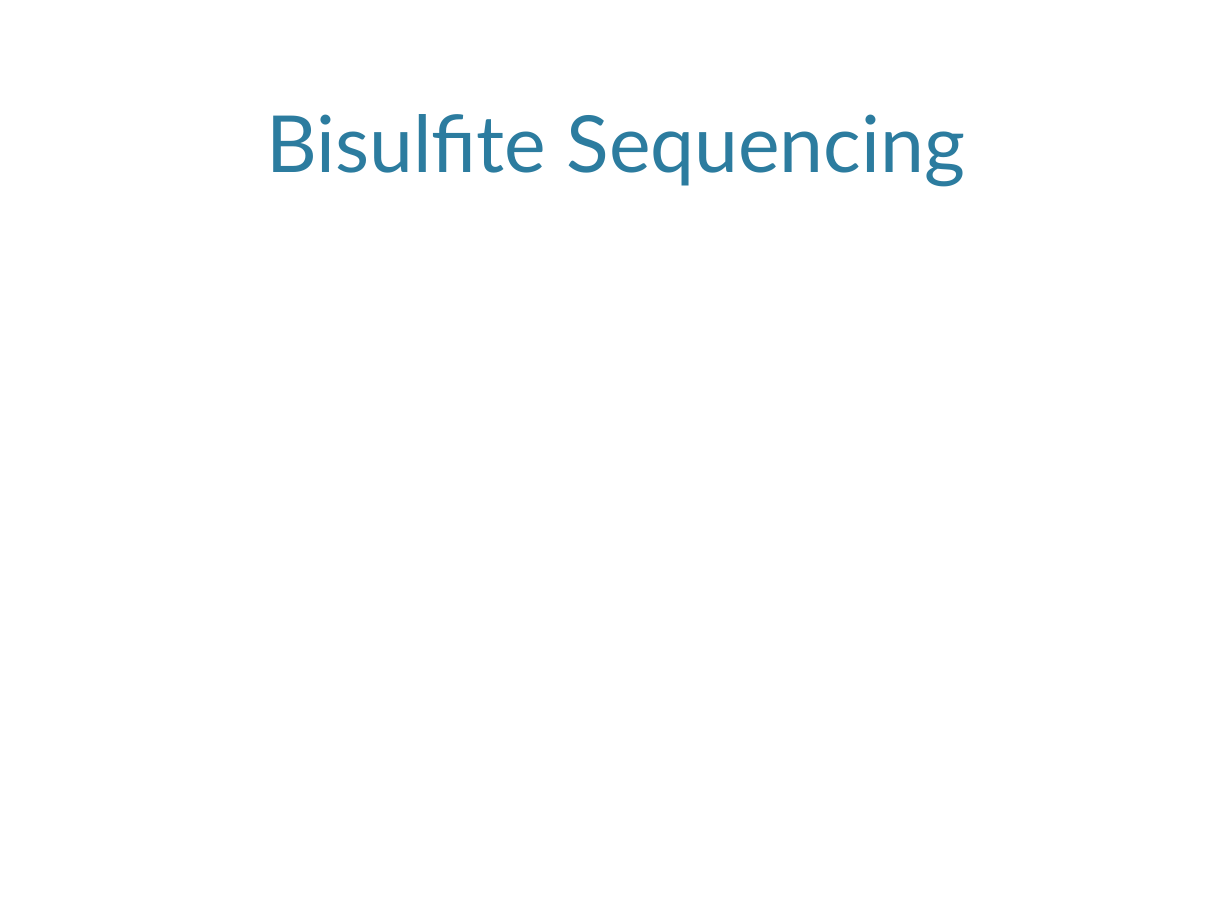
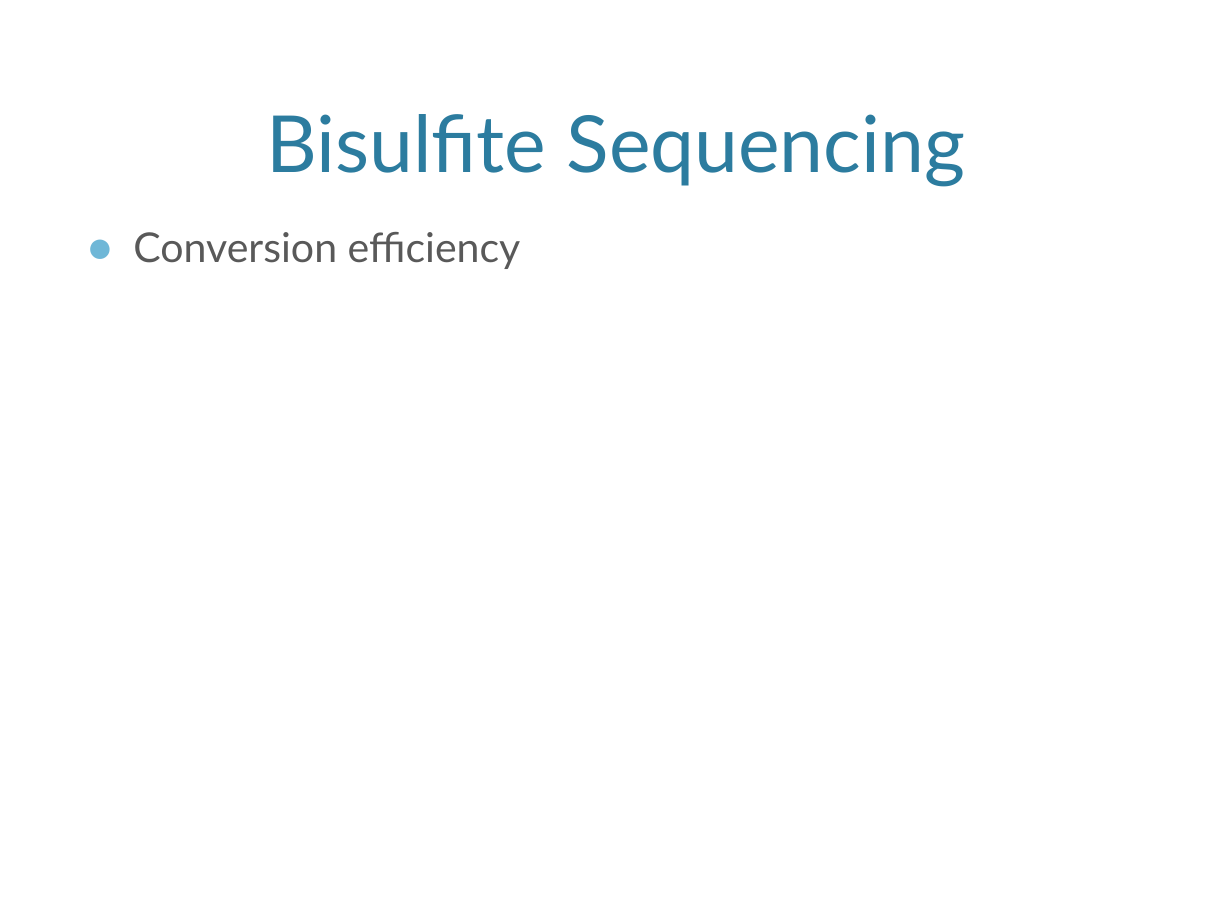
Before and after one commit to vreuter/jekeal, a slide deck: slide 9 of KipnisLabMeeting_2017-03-13.pptx (slide 7 before the commit). Drawn at 1232x924 pixels with LibreOffice and Linux fonts; fonts in the diff are those of the drawing; background and template pictures are left out. Boxes give left, top, right and bottom in pixels: in the first picture for what was removed or moved away, otherwise in the second. Text is boxed around its words. In the diff, an @@ line names an element or a change of style, - is before the commit and + after.

```diff
--- a/KipnisLabMeeting_2017-03-13.pptx
+++ b/KipnisLabMeeting_2017-03-13.pptx
@@ text added at (133,232,521,269), 24 pt, text #595959 @@
+● Conversion efficiency
```
Also in this commit, not shown: 3 other slides changed, 8 slides added, 2 slides removed, 1 other file.
